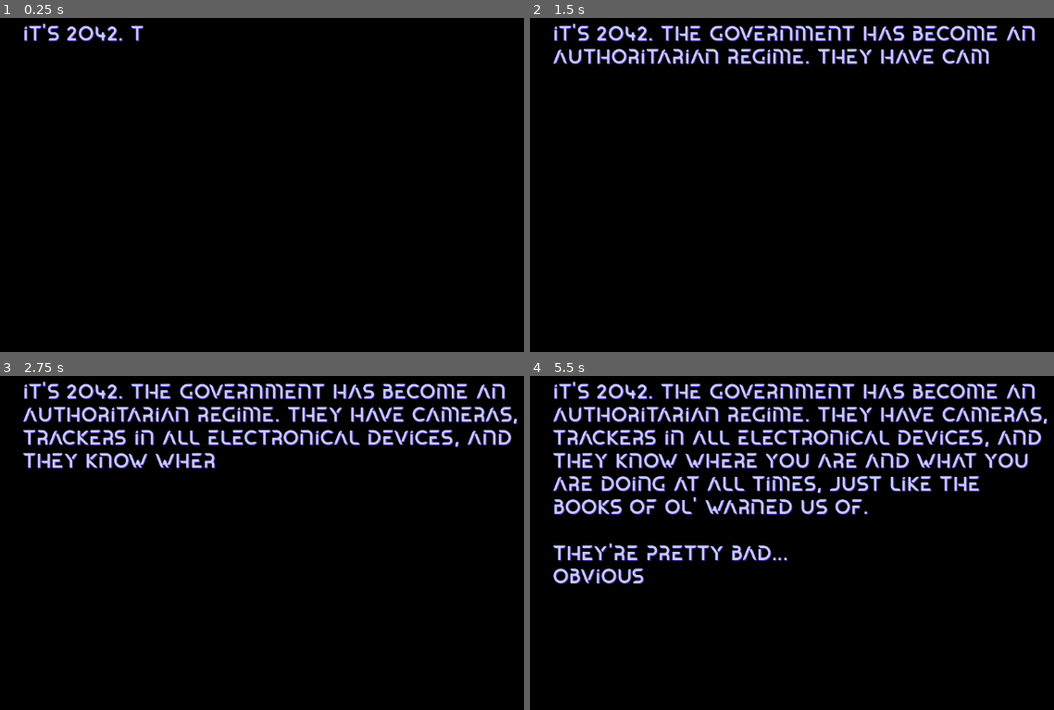
Above: before the commit, frames 1-4 (two rows, left to right).
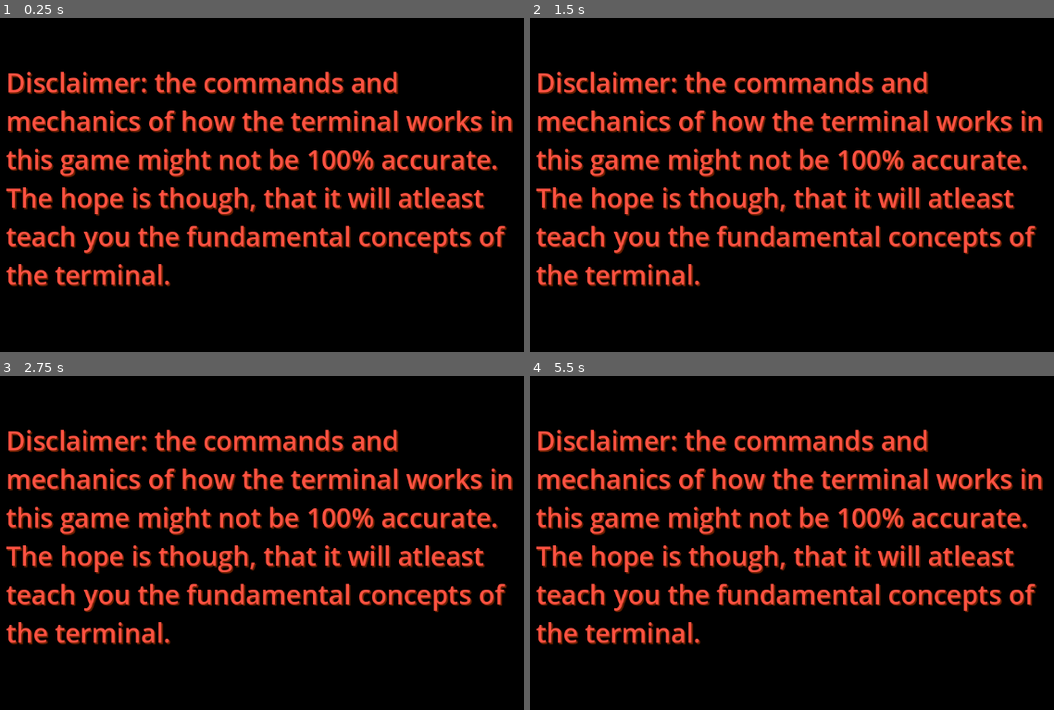
Above: after the commit, the same moments.

Repository: bunnybunnybun/The-Resistance
Game: Godot game, scene res://scenes/IntroDialog.tscn
The game is run twice, just before and just after one commit, with the same random seed, the same clock (stepped at 60 frames per second) and the same inputs. This scene is started directly instead of the project's main scene.
Inputs (mouse positions are in pixels of both pictures, inside the frame that each line leads up to):
- Up to frame 1 (0.25 s): no input
- Up to frame 2 (1.5 s): tap Enter at 0.5, 0.6, 1.35 s; move the mouse to (970, 178) at 0.52 s; hold Right 0.53-1.28 s; click (970, 178) at 0.67 s; move the mouse to (661, 218) at 1.27 s; hold Down from 1.28 s (still down)
- Up to frame 3 (2.75 s): move the mouse to (351, 466) at 2.02 s; release Down at 2.03 s; hold Right from 2.03 s (still down); tap Alt at 2.1 s; tap Enter at 2.3 s
- Up to frame 4 (5.5 s): move the mouse to (771, 639) at 2.77 s; release Right at 2.78 s; hold Up 2.78-3.53 s; tap Shift at 2.85 s; click (771, 639) at 2.92 s; tap Enter at 3.05, 3.6, 4.35, 5.3 s; move the mouse to (1027, 619) at 3.52 s; hold Left 3.53-5.03 s; tap F1 (continue_in_dialog) at 4.15 s; move the mouse to (582, 492) at 4.27 s; move the mouse to (844, 556) at 5.02 s; hold Down from 5.03 s (still down); tap Alt at 5.1 s; click (844, 556) at 5.17 s

The runs differ from the first frame. In frame 1, 16% of the frame differs, in the area x 1-98%, y 1-81%; in frame 2, 20%; in frame 3, 23%; in frame 4, 27%, in the area x 1-99%, y 1-81%.

Commit message:
Created a disclaimer thing in the intro scene to warn users that the terminal commands might not be 100% accurate.

Diff:
--- a/label.gd
+++ b/label.gd
@@ -2,9 +2,13 @@
 
 @onready var label: = $"."
 @onready var label2: = $"../Label2"
+@onready var disclaimer = $"../Label3"
 @onready var current_dialog = "1"
 # Called when the node enters the scene tree for the first time.
 func _ready() -> void:
+	await get_tree().create_timer(8.0).timeout
+	disclaimer.visible = false
+	label.visible = true
 	print("Ready!")
 	var tween_speed: float = text.length()*0.02
 	visible_ratio = 0.0
--- a/scenes/IntroDialog.tscn
+++ b/scenes/IntroDialog.tscn
@@ -21,6 +21,7 @@
 color = Color(0, 0, 0, 1)
 
 [node name="Label" type="Label" parent="."]
+visible = false
 layout_mode = 1
 anchors_preset = 8
 anchor_left = 0.5
@@ -62,3 +63,25 @@
 theme_override_colors/font_outline_color = Color(0, 0, 0, 0)
 theme_override_font_sizes/font_size = 32
 text = "Press f1 to continue..."
+
+[node name="Label3" type="Label" parent="."]
+layout_mode = 1
+anchors_preset = 8
+anchor_left = 0.5
+anchor_top = 0.5
+anchor_right = 0.5
+anchor_bottom = 0.5
+offset_left = -421.5
+offset_top = -210.0
+offset_right = 421.5
+offset_bottom = 210.0
+grow_horizontal = 2
+grow_vertical = 2
+theme_override_colors/font_color = Color(1, 0.3220698, 0.25705993, 1)
+theme_override_colors/font_shadow_color = Color(0.40916356, 0.120641716, 1.1984557e-05, 1)
+theme_override_constants/shadow_offset_x = 2
+theme_override_constants/shadow_offset_y = 2
+theme_override_constants/shadow_outline_size = 1
+theme_override_font_sizes/font_size = 41
+text = "Disclaimer: the commands and mechanics of how the terminal works in this game might not be 100% accurate. The hope is though, that it will atleast teach you the fundamental concepts of the terminal."
+autowrap_mode = 3
--- a/scenes/text_edit.gd
+++ b/scenes/text_edit.gd
@@ -69,7 +69,7 @@
 			elif current is Array:
 				for item in current:
 					text_edit.text += item + "\n"
-		elif command == "cd":
+		elif command == "cd": # Yes, this command is quite janky (like everything). I should redo it at some point, but I'll never finish if I try perfecting everything D:
 			var new_path = current_path
 			if !new_path.ends_with("/"):
 				new_path += "/"
